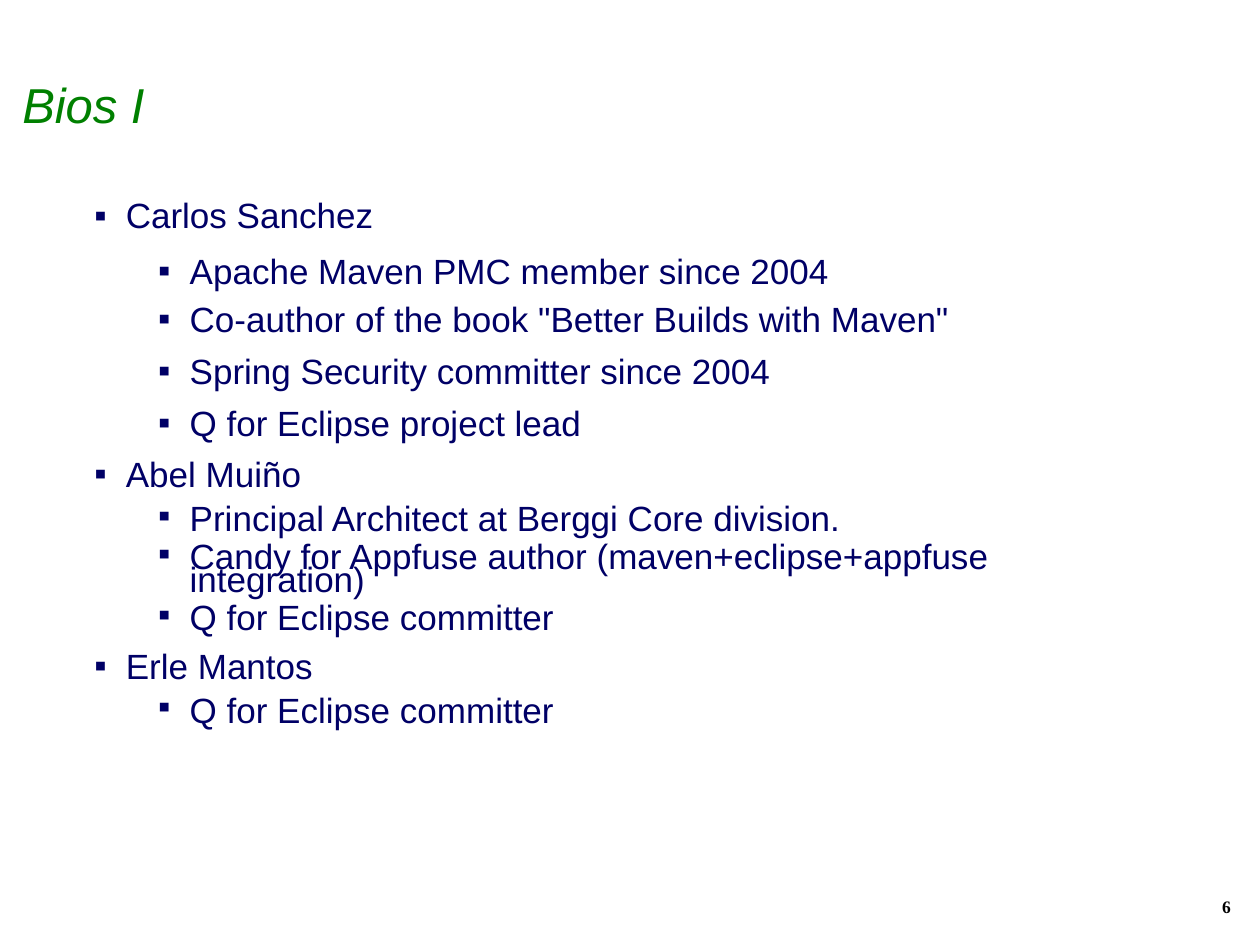
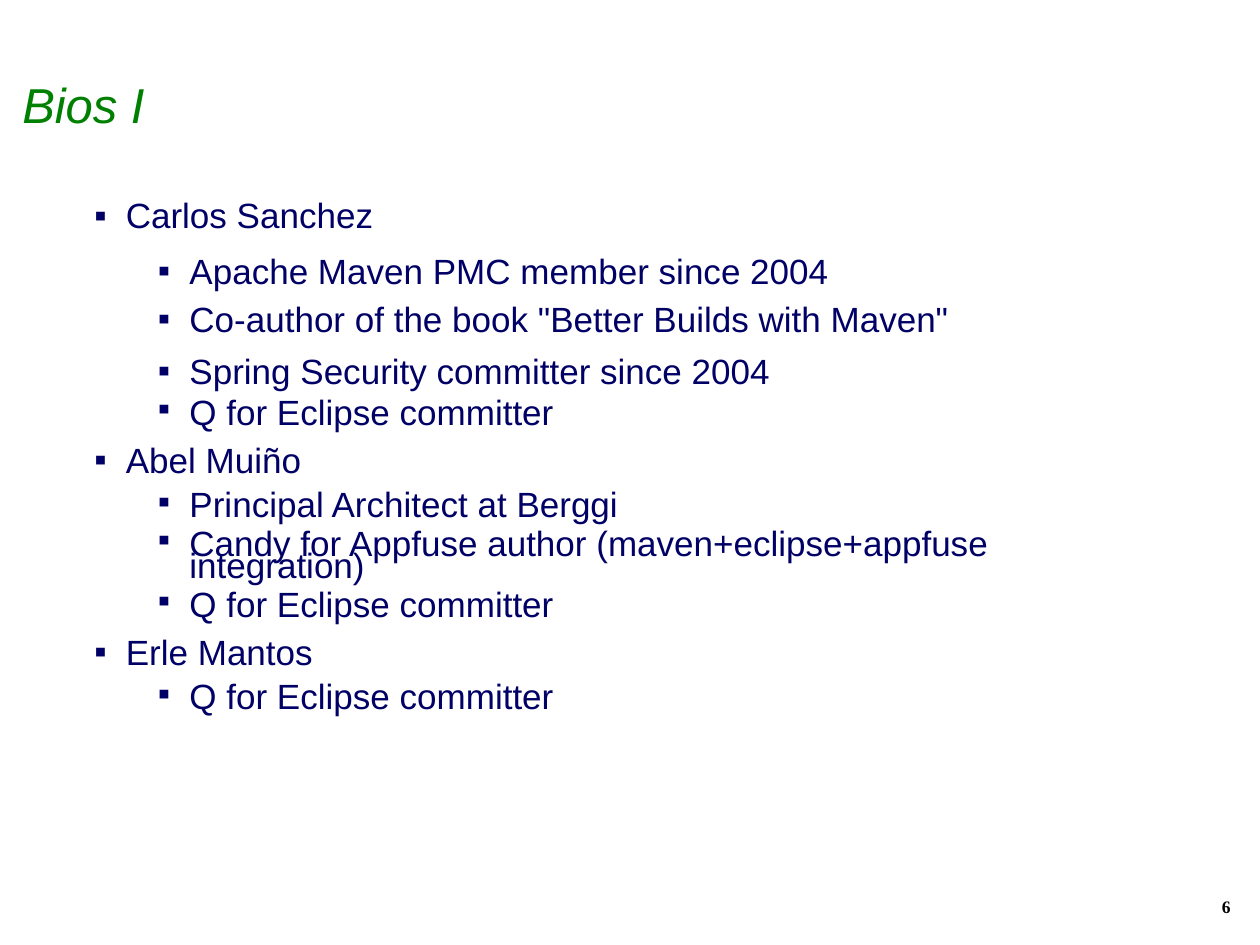
Before and after one commit to isabella232/q4e, a slide deck: slide 6 of docs/EclipseIAMCreationReview.ppt. Drawn at 1260x945 pixels with LibreOffice and Linux fonts; fonts in the diff are those of the drawing; background and template pictures are left out. Boxes give left, top, right and bottom in pixels: in the first picture for what was removed or moved away, otherwise in the second. Text is boxed around its words. In the diff, an @@ line names an element or a change of style, - is before the commit and + after.

```diff
--- a/docs/EclipseIAMCreationReview.ppt
+++ b/docs/EclipseIAMCreationReview.ppt
@@ text at (x1=189, y1=399, x2=554, y2=432): text changed @@
-  ▪ Q for Eclipse project lead
+  ▪ Q for Eclipse committer
@@ text at (x1=189, y1=491, x2=618, y2=524): text changed @@
-  ▪ Principal Architect at Berggi Core division.
+  ▪ Principal Architect at Berggi
```
Also in this commit, not shown: 5 other slides changed.
